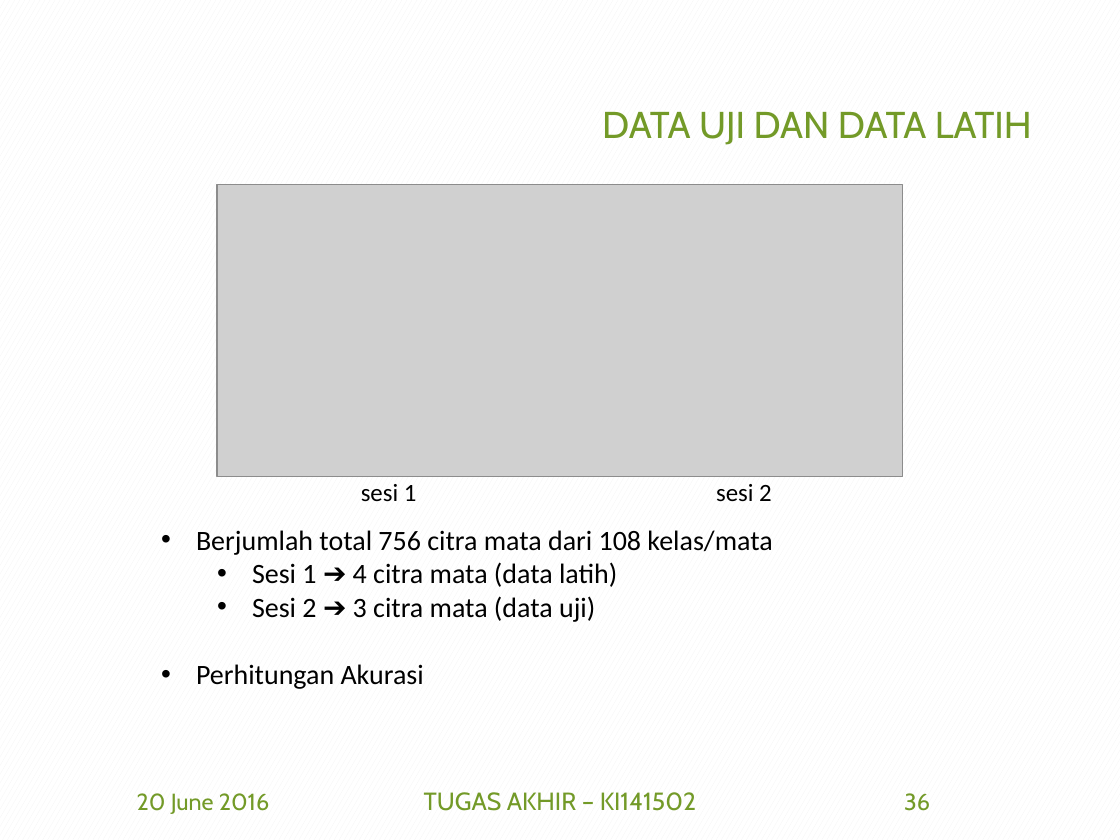
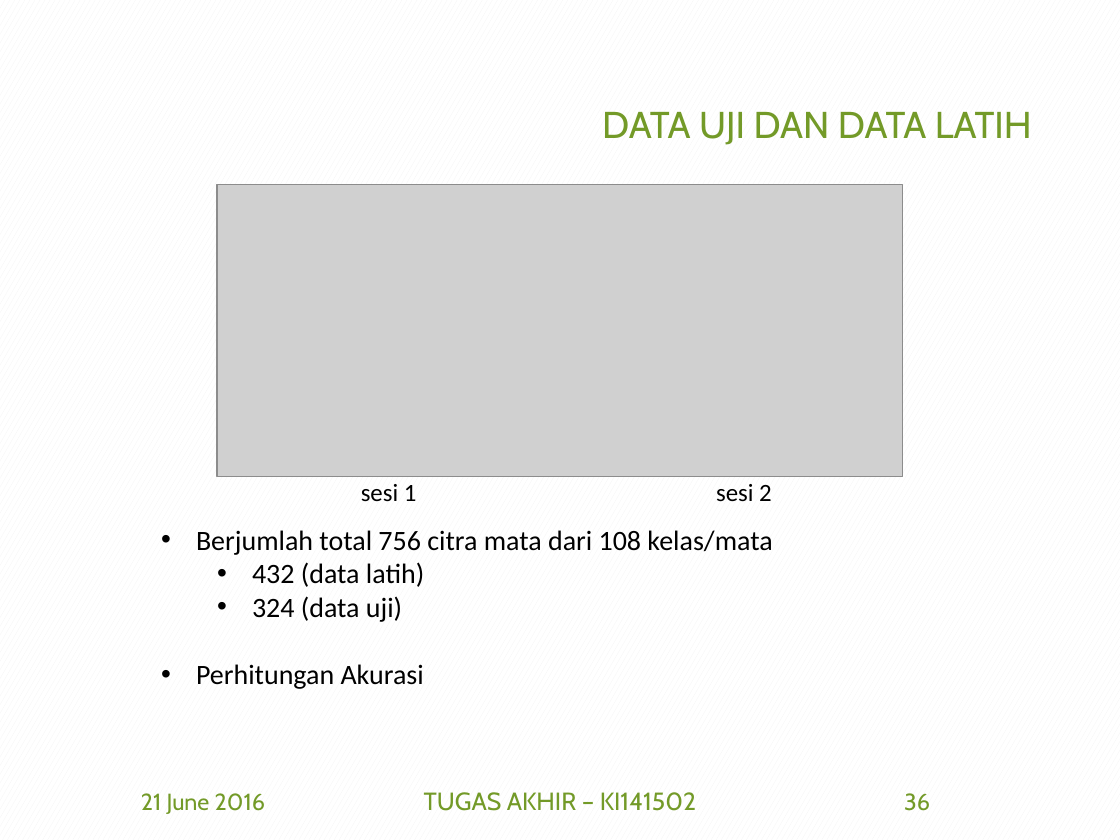
Before and after one commit to afdhalbasith/TA, a slide deck: slide 36 of SiapSidang/5112100153_Afdhal B.pptx. Drawn at 1120x840 pixels with LibreOffice and Linux fonts; fonts in the diff are those of the drawing; grey boxes stand for pictures; background and template pictures are left out. Boxes give left, top, right and bottom in pixels: in the first picture for what was removed or moved away, otherwise in the second. Text is boxed around its words. In the diff, an @@ line names an element or a change of style, - is before the commit and + after.

```diff
--- a/SiapSidang/5112100153_Afdhal B.pptx
+++ b/SiapSidang/5112100153_Afdhal B.pptx
@@ text at [252, 562, 424, 622]: text changed @@
-  • Sesi 1 ➔ 4 citra mata (data latih)
-  • Sesi 2 ➔ 3 citra mata (data uji)
+  • 432 (data latih)
+  • 324 (data uji)
@@ text at [141, 793, 265, 814]: text changed @@
-20 June 2016
+21 June 2016
```
Also in this commit, not shown: 86 other slides changed, 14 slides removed.
